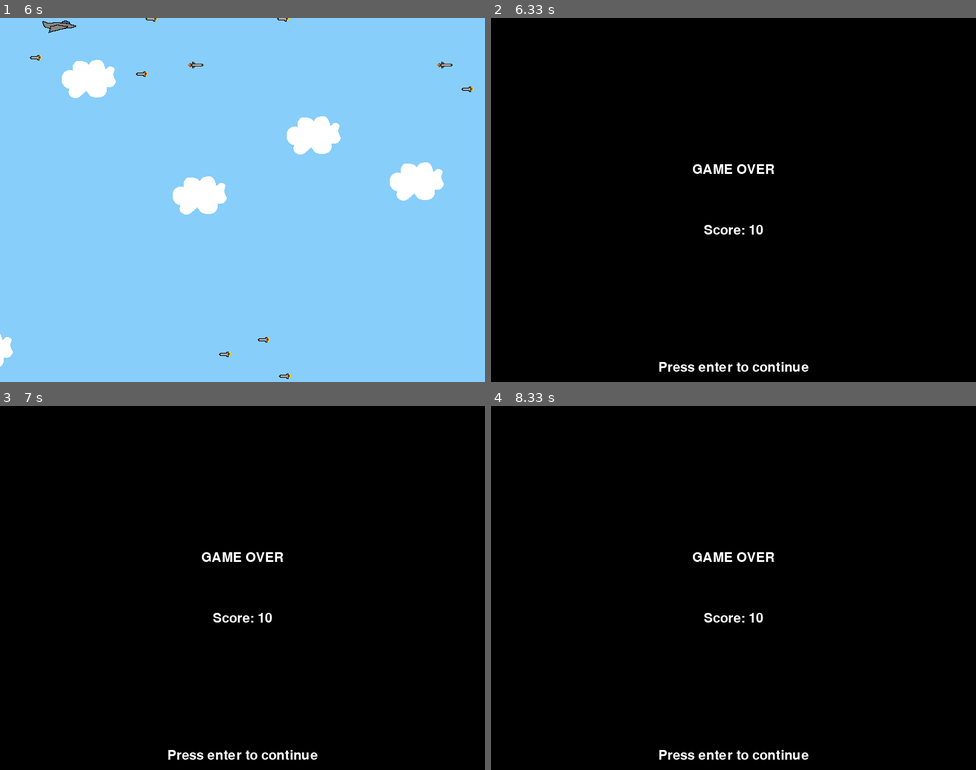
Above: before the commit, frames 1-4 (two rows, left to right).
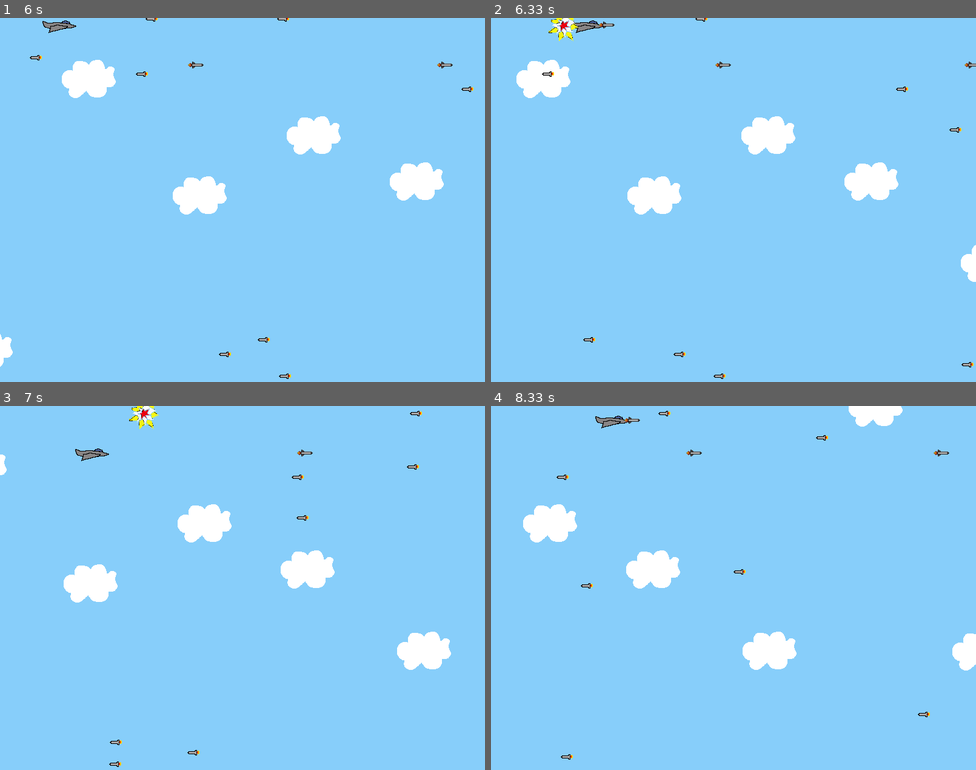
Above: after the commit, the same moments.

Repository: EliasSage/Project-PyGame
Game: pygame game, started from py_tut_with_images.py
Two runs of this game, one before a commit and one after it. Both use one fixed random seed, a clock stepped at 60 frames per second and the inputs below.
Inputs:
- Up to frame 1 (6 s): hold Right 0.83-1.47 s; hold Down 1.5-1.87 s; hold Left 1.9-2.37 s; hold Right 2.4-2.87 s; tap Space at 2.9, 3.3, 3.63, 3.93, 4.13, 4.43, 4.7, 5.03, 5.33, 5.47, 5.87 s; hold Up 3.23-3.53 s; hold Right 3.57-4.03 s; hold Left 4.07-4.6 s; hold Down 4.63-4.93 s; hold Left 4.97-5.37 s; hold Up 5.4-5.77 s; hold Right from 5.8 s (still down)
- Up to frame 2 (6.33 s): keep holding Right; tap Space at 6.17 s
- Up to frame 3 (7 s): release Right at 6.43 s; hold Down 6.47-6.83 s; tap Space at 6.53, 6.93 s; hold Left from 6.87 s (still down)
- Up to frame 4 (8.33 s): tap Space at 7.23, 7.43, 7.73, 7.93, 8.27 s; release Left at 7.33 s; hold Right 7.37-7.83 s; hold Up 7.87-8.17 s; hold Right from 8.2 s (still down)

Frame 1 is identical in both runs. In frame 2, 100% of the frame differs, in the area x 0-100%, y 0-100%; in frame 3, 100%; in frame 4, 100%.

Commit message:
Added player health

Diff:
--- a/py_tut_with_images.py
+++ b/py_tut_with_images.py
@@ -37,6 +37,7 @@
         self.surf.set_colorkey((255, 255, 255), RLEACCEL)
         self.rect = self.surf.get_rect()
 
+        self.health = 3
         self.bullet_timer = 1 # Shooting cooldown (in seconds)
         self.score = 0
 
@@ -151,12 +152,12 @@
 
 class Explosion(pygame.sprite.Sprite):
     """ Extends pygame.sprite.Sprite class and handles aspects specific to explosions """
-    def __init__(self, position):
+    def __init__(self, position, lifetime):
         super(Explosion, self).__init__()
         self.surf = pygame.image.load("explosion.png").convert()
         self.surf.set_colorkey((0, 0, 0), RLEACCEL)
         self.rect = self.surf.get_rect(center=(position))
-        self.lifetime = .5 # How long the explosions will stay (in seconds)
+        self.lifetime = lifetime # How long the explosions will stay (in seconds)
 
     def update(self):
         """ Update explosion timer """
@@ -276,24 +277,35 @@
         screen.blit(entity.surf, entity.rect)
 
     # Check if any enemies have collided with the player
-    if pygame.sprite.spritecollideany(player, enemies):
-        # If so, remove the player
-        player.kill()
-
-        # Stop any moving sounds and play the collision sound
-        move_up_sound.stop()
-        move_down_sound.stop()
+    player_col = pygame.sprite.spritecollide(player, enemies, True)
+
+    if player_col:
+        # If so, reduce the player's HP
+        player.health -= 1
         collision_sound.play()
 
-        # Stop the loop
-        score_screen = True
+        new_explosion = Explosion(player.rect.center, .25)
+        explosions.add(new_explosion)
+        all_sprites.add(new_explosion)
+
+        # If out of HP, end game
+        if player.health <= 0:
+            player.kill()
+
+            # Stop any moving sounds and play the collision sound
+            move_up_sound.stop()
+            move_down_sound.stop()
+            collision_sound.play()
+
+            # Go to score screen
+            score_screen = True
 
     # Check if any bullets have collided with an enemy and removes both if so
     bullet_col = pygame.sprite.groupcollide(bullets, enemies, True, True)
 
     # For every collision, create an explosion at give position
     for bullet in bullet_col.keys():
-        new_explosion = Explosion(bullet.rect.center)
+        new_explosion = Explosion(bullet.rect.center, .5)
         explosions.add(new_explosion)
         all_sprites.add(new_explosion)
 
@@ -303,9 +315,9 @@
     # Flip everything to the display
     pygame.display.flip()
 
-    # Ensure we maintain a 30 frames per second rate
+    # Ensure we maintain a FRAMERATE frames per second rate
     delta = clock.tick(FRAMERATE)
-    step = delta / 25 # Delta measures in milliseconds, therefore make step a bit smaller
+    step = delta / 25 # Can be tweaked to change velocities
 
 # At this point, we're done, so we can stop and quit the mixer
 pygame.mixer.music.stop()
